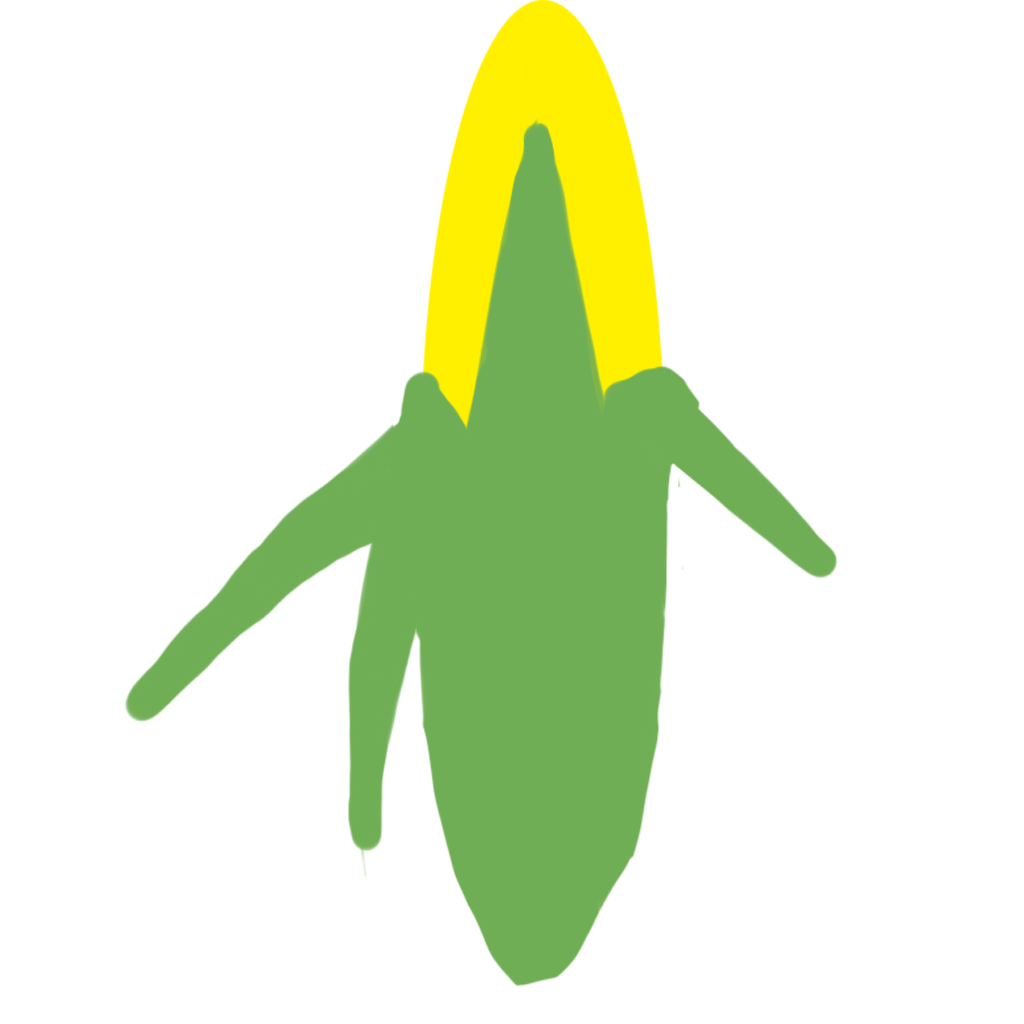
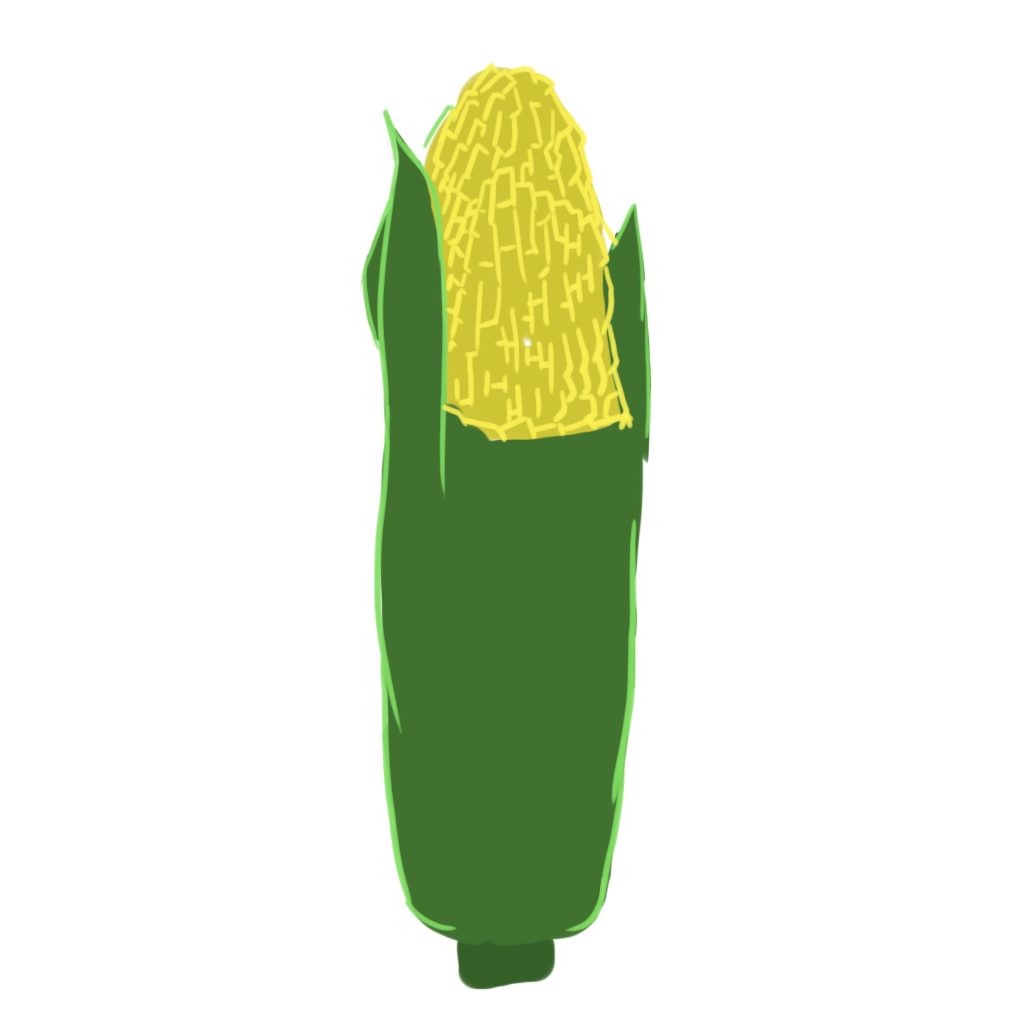
Comparing the layer stacks of the two 1024x1024 images. Changes:
added group "Group 2" with 5 layers above "Group 1" over [359, 61, 665, 990]
added layer "Layer 9" in group "Group 2" over [430, 61, 635, 443]
added layer "Layer 8" in group "Group 2" over [359, 103, 653, 933]
added layer "Layer 12" (lighter color) in group "Group 2" over [456, 926, 556, 990]
added layer "Layer 11" in group "Group 2" over [363, 127, 665, 947]
added layer "Layer 10" in group "Group 2" over [421, 66, 634, 443]
moved "Layer 2" into group "Group 1", painted on it over [124, 115, 839, 987]
removed layer "Layer 4" over [375, 121, 824, 987]
removed layer "Layer 5" over [124, 370, 839, 853]
moved "Layer 6" into group "Group 1" over [436, 12, 528, 386]
moved "Layer 1" into group "Group 1" over [420, 0, 665, 947]
